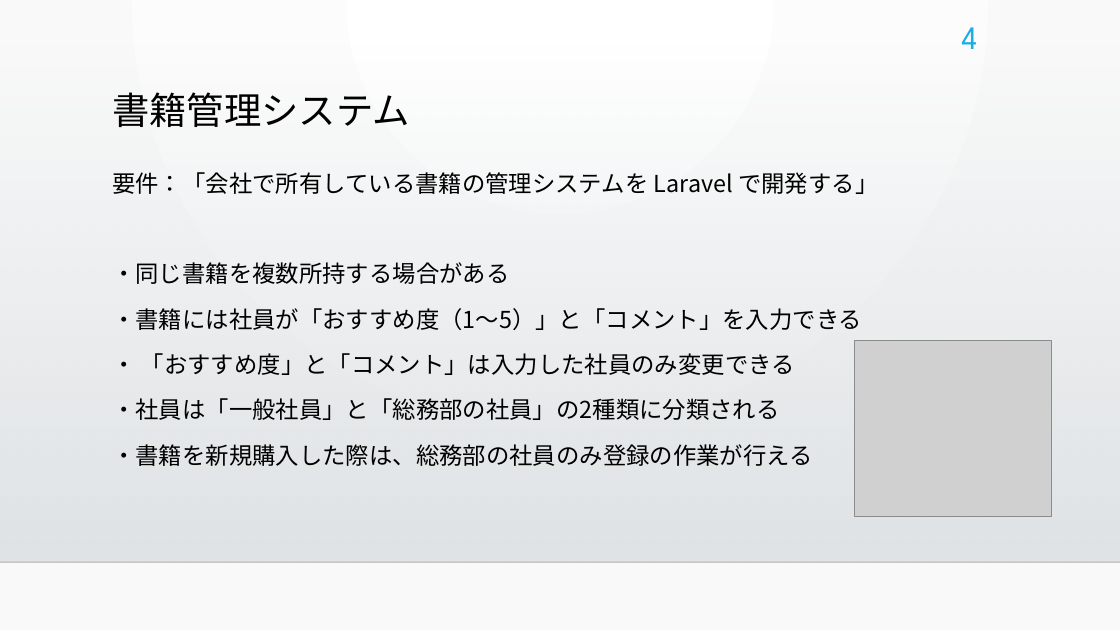
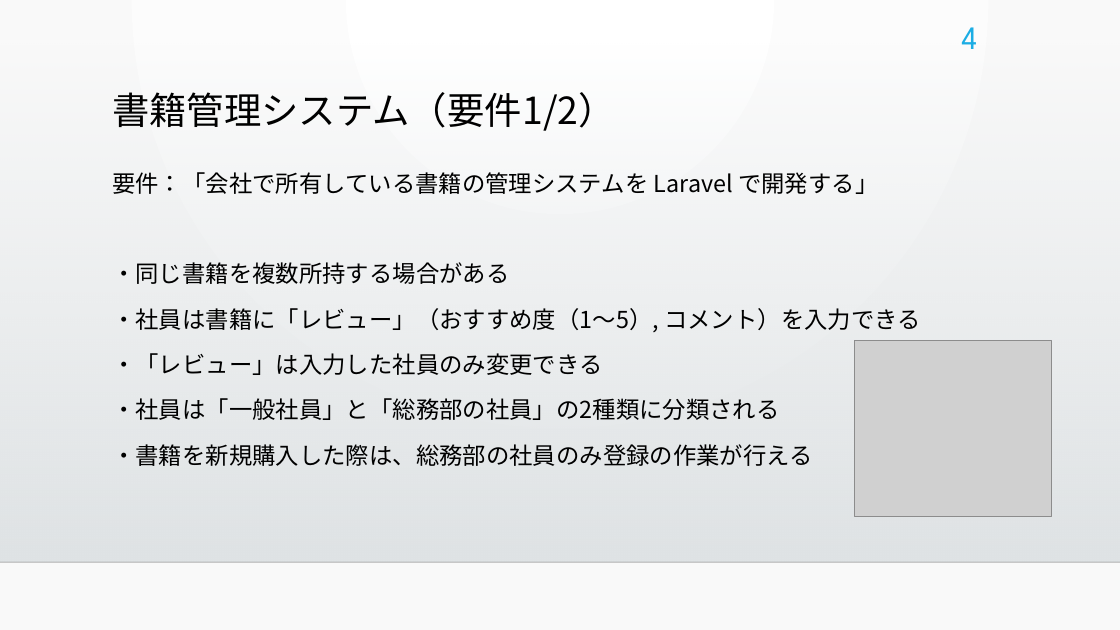
Before and after one commit to bicity2/ICT_GP, a slide deck: slide 4 of 00_参照ファイル/10_管理/書籍管理システム.pptx. Drawn at 1120x630 pixels with LibreOffice and Linux fonts; fonts in the diff are those of the drawing; grey boxes stand for pictures; background and template pictures are left out. Boxes give left, top, right and bottom in pixels: in the first picture for what was removed or moved away, otherwise in the second. Text is boxed around its words. In the diff, an @@ line names an element or a change of style, - is before the commit and + after.

```diff
--- a/00_参照ファイル/10_管理/書籍管理システム.pptx
+++ b/00_参照ファイル/10_管理/書籍管理システム.pptx
@@ title at (112,92,616,131): text changed @@
-書籍管理システム
+書籍管理システム（要件1/2）
@@ text at (112,308,921,375): text changed @@
-・書籍には社員が「おすすめ度（1～5）」と「コメント」を入力できる
-・ 「おすすめ度」と「コメント」は入力した社員のみ変更できる
+・社員は書籍に「レビュー」（おすすめ度（1～5）, コメント）を入力できる
+・「レビュー」は入力した社員のみ変更できる
```
Also in this commit, not shown: 1 other slide changed, 2 slides added.
